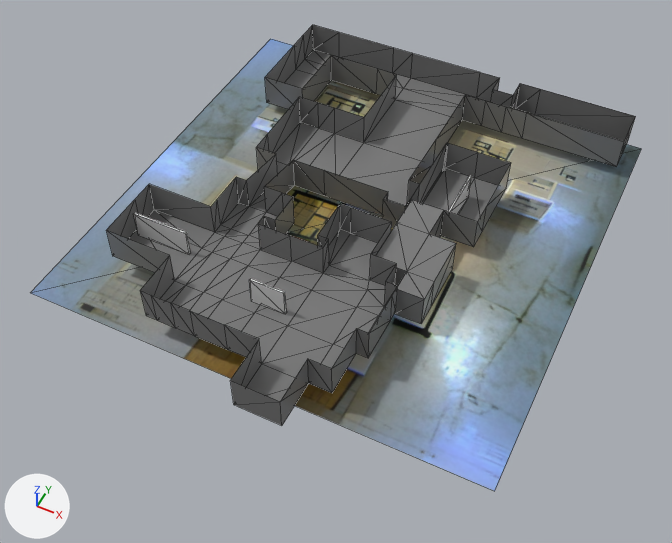
The glTF model env/gallery.glb: old version first, new version second.
One viewpoint serves both versions: a 50 mm camera at (24.3, -53.0, 55.8) aimed at (0.6, -5.5, -3.6). The axes (+X, +Y, +Z) are drawn at lower left. The lights are the same throughout. Mesh edges are drawn as thin lines. Where no turn or scale is listed for an object, it has been applied to the vertices. Vertices at the same position are counted once.

The first picture shows 'display_med-col.001', 'display_small-col', 'floor-col', 'plane-ref'.
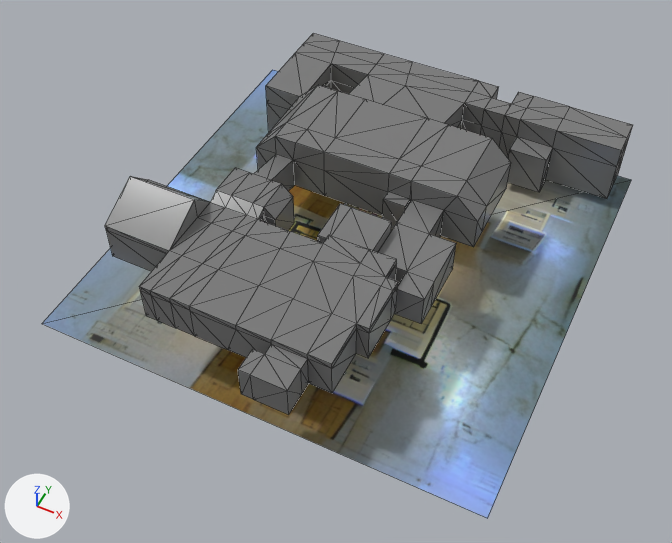
What differs and where, as boxes (x1, y1, x2, y2) in the pictures (672 x 543 px):
'floor-col', reshaped: before (106, 25, 636, 425); after (105, 33, 633, 415)
'plane-ref', moved: before (31, 39, 642, 491); after (42, 70, 631, 518)
'display_med-col.001', deleted: before (134, 212, 191, 255)
part 1 of me_floor_col, built on: before (191, 25, 636, 425); after (105, 33, 633, 415)

Diff of the bpy script that builds the scene:
```diff
--- a/env/gallery.glb.py
+++ b/env/gallery.glb.py
@@ me_floor_col @@
 # used by ob_floor_col; location = (0.0, 0.0, 0.0)
-me_floor_col.from_pydata(...)  # 217 vertices, 346 faces; spans x -15.0..18.7, y -23.0..19.1, z -1.0..3.0
+me_floor_col.from_pydata(...)  # 339 vertices, 671 faces; spans x -15.0..18.7, y -22.0..19.1, z -5.0..5.5
+# me_floor_col part 1
+# 35 vertices are removed from x -14.3..9.7, y -23.0..19.1, z -1.0..3.0
+# 97 faces are deleted
+# 3 vertices in x -14.3..18.7, y 15.2..19.1, z 2.0 move by (0.0, 0.0, -1.0)
+# 7 vertices move from x -5.3..18.7, y -23.0..19.1, z -1.0..3.0 to x -6.3..18.7, y -22.0..19.1, z -5.0..1.0
+# 33 vertices are added at x -15.0..9.2, y -19.0..19.1, z -5.0..5.5
+# 21 new vertices lie (0.0, 0.0, 0.5) away from vertices in x -15.0..8.0, y -19.0..-8.0, z 3.0
+# 17 new vertices lie (0.0, 0.0, 2.0) away from vertices in x -14.3..7.7, y 0.0..19.0, z -1.0..2.0
+# 16 new vertices lie (0.0, 0.0, -4.0) away from vertices in x -14.3..18.7, y 9.1..19.0, z -1.0
+# 9 new vertices lie (-6.0, 0.0, 0.0) away from vertices in x 3.7..18.7, y 15.2..19.1, z -5.0..2.0
+# 7 new vertices lie (0.0, 1.9, 0.0) away from vertices in x 3.7..7.7, y 15.2..17.1, z -5.0..1.0
+# 8 new vertices lie (0.0, 2.0, 0.0) away from vertices in x -8.0..9.2, y 0.0..17.1, z -5.0..4.0
+# 6 new vertices lie (0.0, 0.0, 3.0) away from vertices in x 1.2..7.7, y -23.0..19.1, z -5.0..3.0
+# 6 new vertices lie (-2.9, 0.0, 0.0) away from vertices in x 1.2..5.1, y -23.0..-19.0, z 0.0..3.5
+# 6 new vertices lie (0.0, 0.0, 1.0) away from vertices in x -9.0..4.7, y -8.0..8.1, z 2.0..3.0
+# 8 new vertices lie (-1.0, 0.0, 0.0) away from vertices in x -4.6..8.0, y -22.0..-5.0, z 0.0..4.0
+# 5 new vertices lie (2.0, 0.0, 0.0) away from vertices in x -8.0..3.7, y 0.0..19.0, z -5.0..4.0
+# 5 new vertices lie (4.0, 0.0, 0.0) away from vertices in x -10.3..4.7, y 0.0..15.1, z -5.0..4.0
+# 5 new vertices lie (0.0, -2.0, 0.0) away from vertices in x -9.0..12.7, y -9.0..17.1, z -5.0..3.5
+# 5 new vertices lie (-3.5, 0.0, 0.0) away from vertices in x 12.7, y 13.2..19.1, z -1.0..1.0
+# 422 new faces join them
 me_floor_col.materials.append(mat_mat_floor)
@@ ob_plane_ref @@
 ob_plane_ref = bpy.data.objects.new('plane-ref', me_plane)
-ob_plane_ref.location = (0.0, 0.0, -2.0)
+ob_plane_ref.location = (0.0, 0.0, -6.0)
 ob_plane_ref.rotation_euler = (0.0, 0.0, -3.142)  # degrees (0, 0, -180)
@@ ob_display_med_col_001 @@
-ob_display_med_col_001 = bpy.data.objects.new('display_med-col.001', me_displaysmall_mesh_001)
-ob_display_med_col_001.location = (-12.0, -12.0, 0.0)
```
